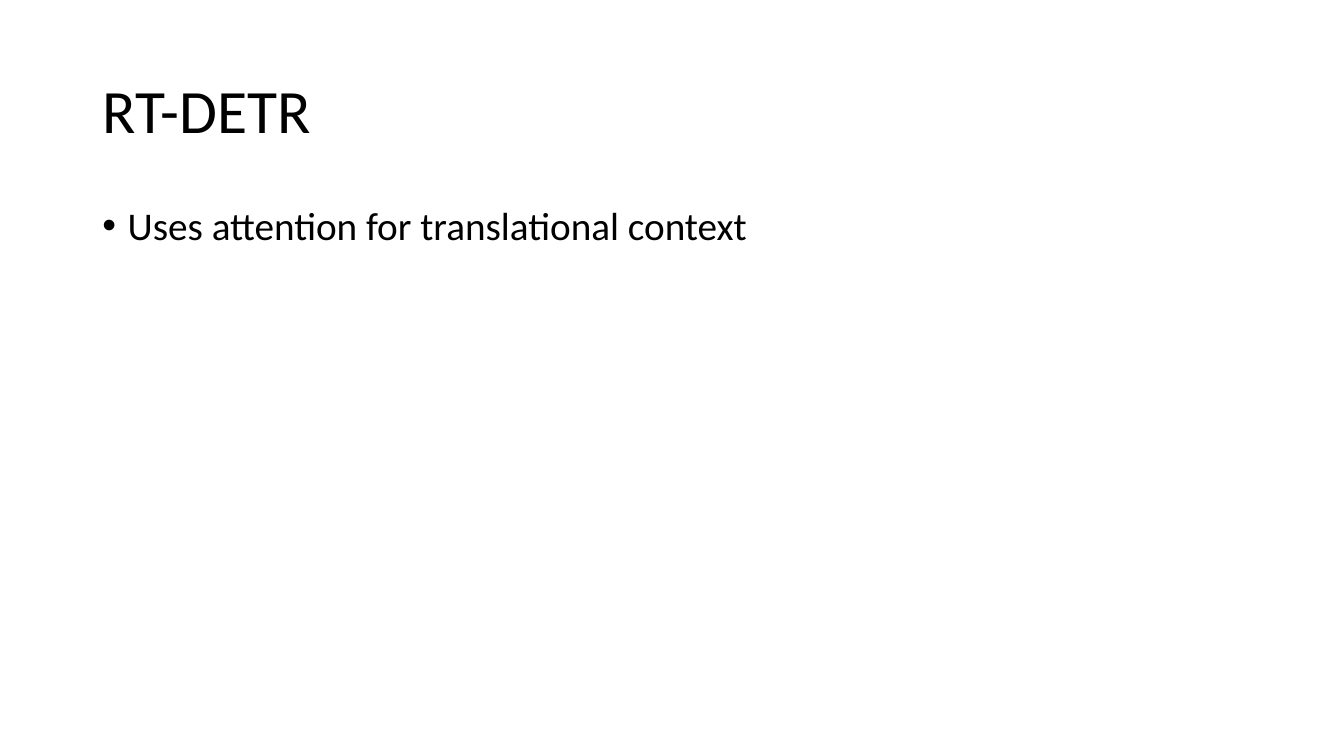
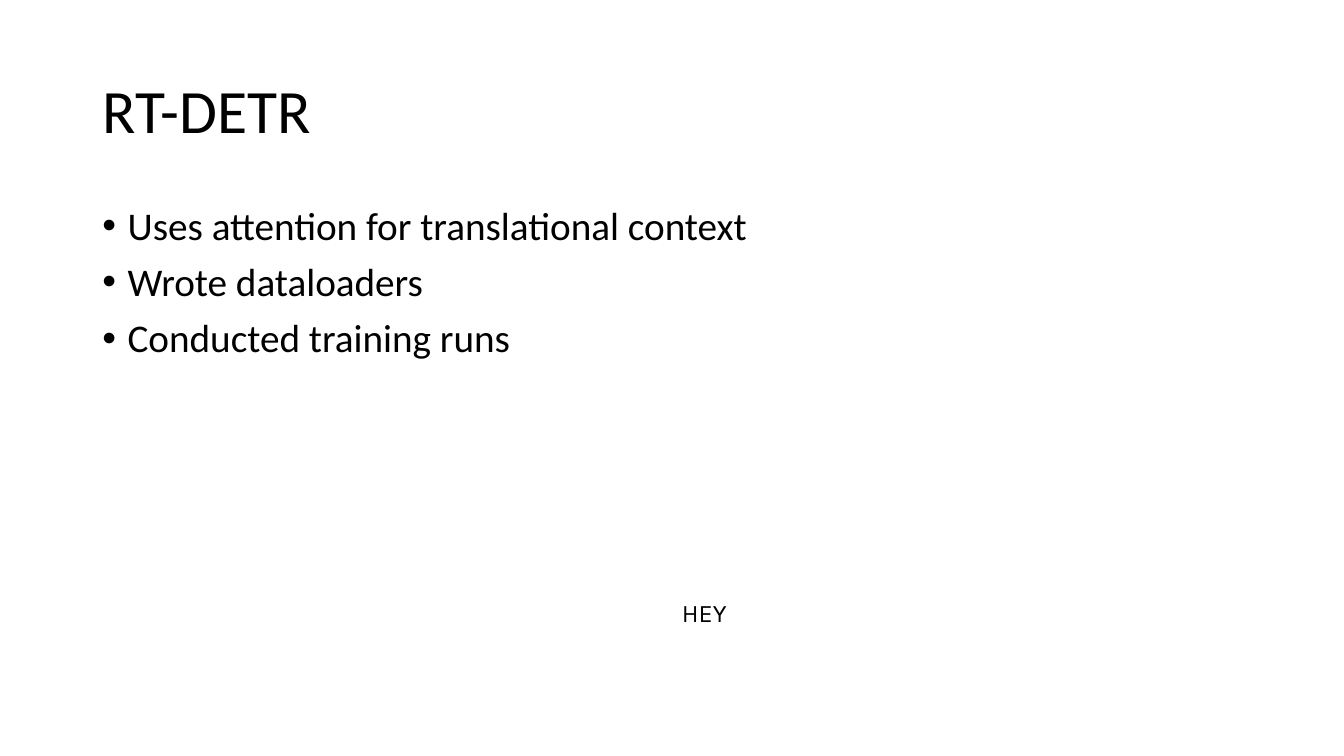
Before and after one commit to akshaygulabrao/flappybird-monorepo, a slide deck: slide 15 of Slides.pptx (slide 9 before the commit). Drawn at 1344x756 pixels with LibreOffice and Linux fonts; fonts in the diff are those of the drawing. Boxes give left, top, right and bottom in pixels: in the first picture for what was removed or moved away, otherwise in the second. Text is boxed around its words. In the diff, an @@ line names an element or a change of style, - is before the commit and + after.

```diff
--- a/Slides.pptx
+++ b/Slides.pptx
@@ text at [128, 268, 510, 359]: paragraphs added @@
+• Wrote dataloaders
+• Conducted training runs
@@ text added at [682, 606, 727, 622], 18 pt, text #000000 @@
+HEY
```
Also in this commit, not shown: 4 other slides changed, 10 slides added, 2 slides removed, 12 other files.
